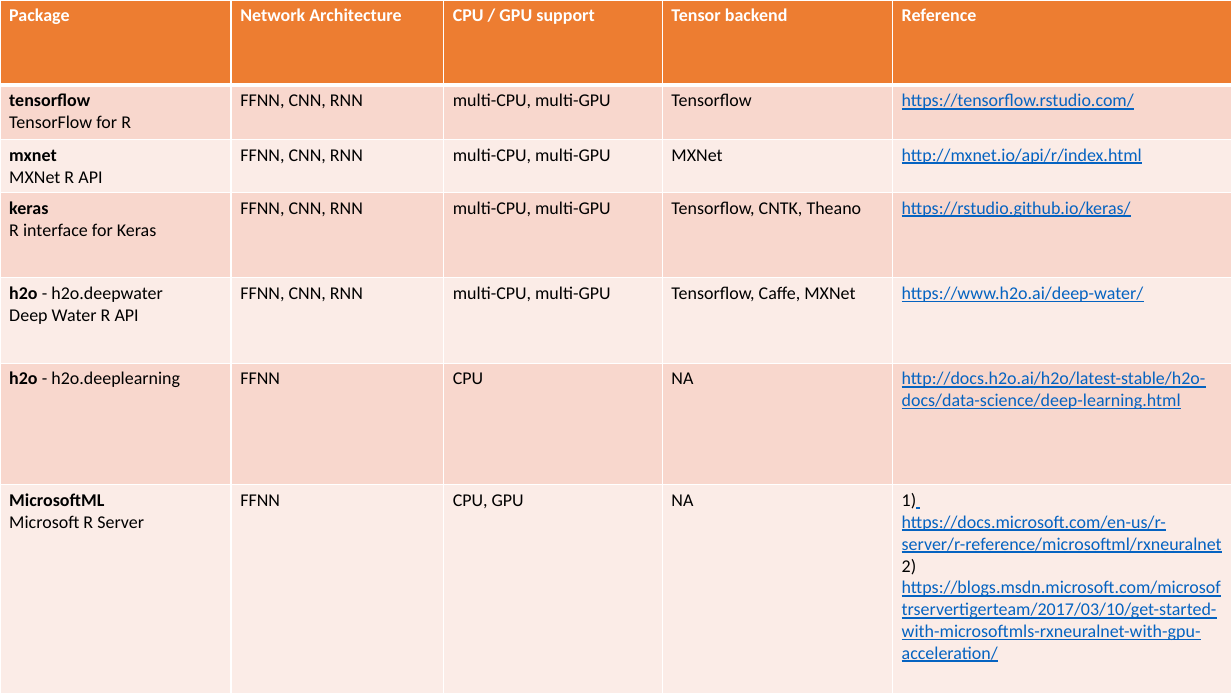
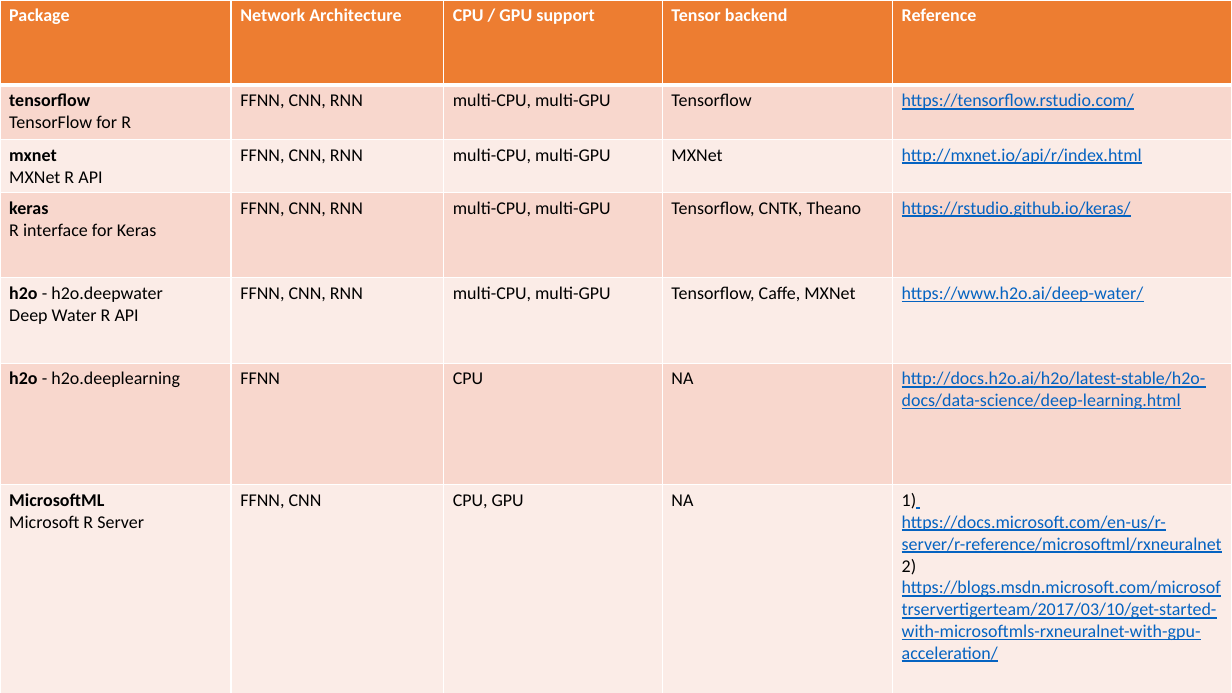
Before and after one commit to Azure/KDD2017R, a slide deck: slide 2 of Code/SentimentAnalysis/Deep Learning in R.pptx. Drawn at 1232x693 pixels with LibreOffice and Linux fonts; fonts in the diff are those of the drawing. Boxes give left, top, right and bottom in pixels: in the first picture for what was removed or moved away, otherwise in the second. Text is boxed around its words. In the diff, an @@ line names an element or a change of style, - is before the commit and + after.

Commit message:
deep learning slides addition

```diff
--- a/Code/SentimentAnalysis/Deep Learning in R.pptx
+++ b/Code/SentimentAnalysis/Deep Learning in R.pptx
@@ table at box(0, 0, 1232, 693) @@
-row 7, column 2: FFNN
+row 7, column 2: FFNN, CNN
```
